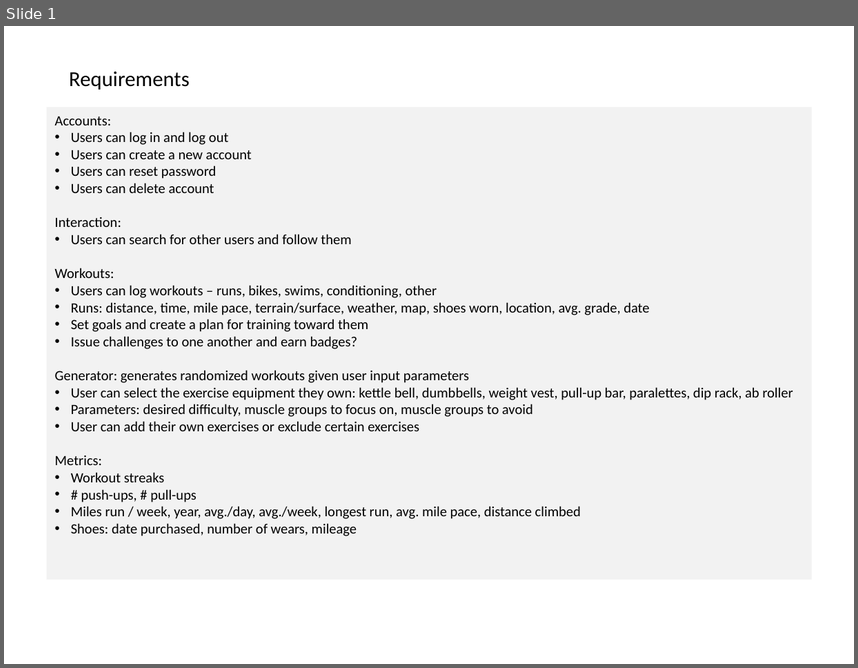
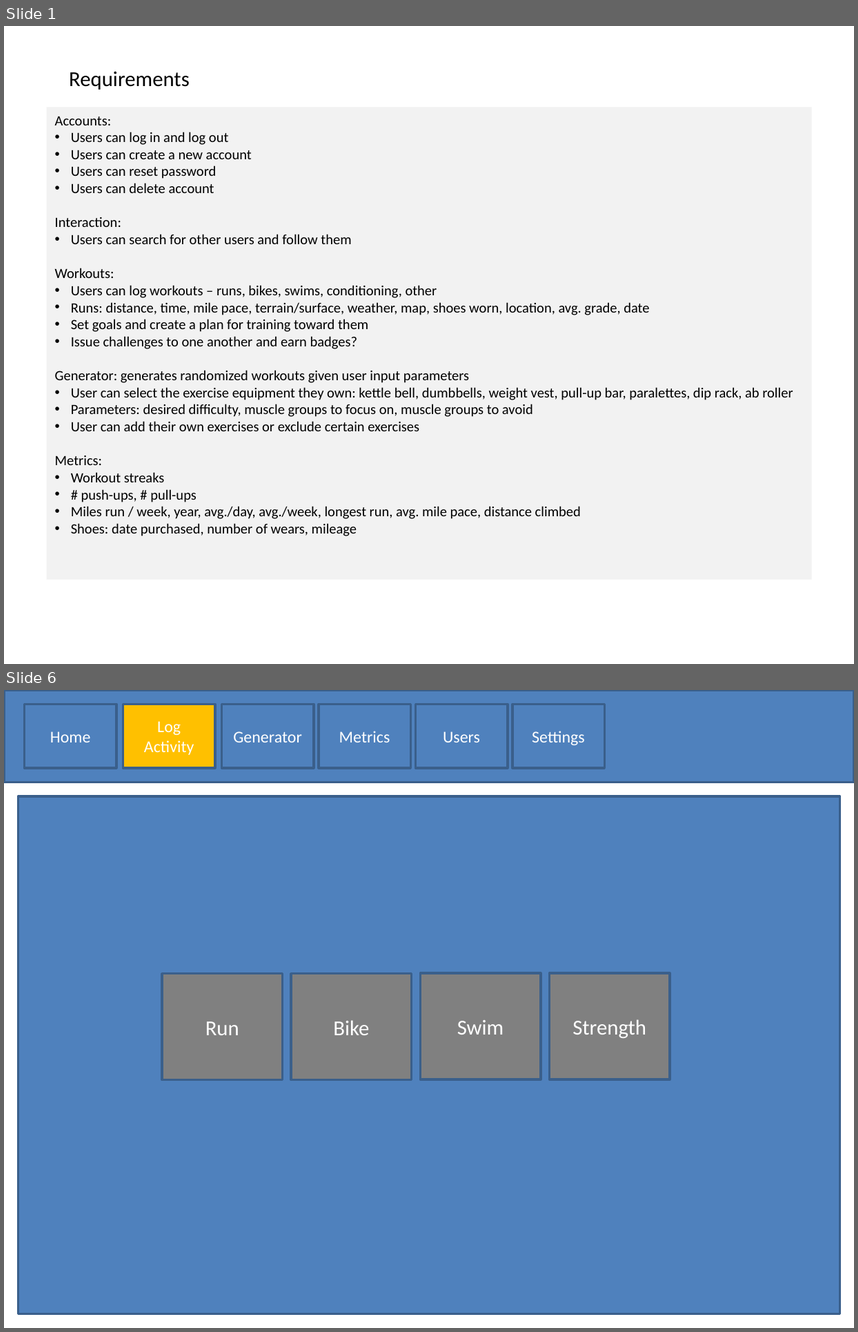
Before and after one commit to curtisyungen/outwork-1.0, a slide deck: Outline.pptx. Shown one above the other, each under a label of ours: slide 1 before the commit, slides 1 and 6 after it; the slides between them are not shown. The pictures are 858x668 and 858x1332 pixels, drawn with LibreOffice and Linux fonts; fonts in the diff are those of the drawing. Boxes give left, top, right and bottom in pixels: in the first picture for what was removed or moved away, otherwise in the second. Text is boxed around its words. In the diff, an @@ line names an element or a change of style, - is before the commit and + after.

```diff
--- a/Outline.pptx
+++ b/Outline.pptx
@@ slide 6 added at (4,690,854,1328), background #FFFFFF @@
@@ rectangle added at (4,690,854,782), fill #4F81BD, outline #3A5F8C 2 pt @@
@@ rectangle added at (25,704,116,768), fill #4F81BD, outline #3A5F8C 2 pt, 14 pt, text #FFFFFF @@
+Home
@@ rectangle added at (123,704,215,768), fill #FFC000, outline #3A5F8C 2 pt, 14 pt, text #FFFFFF @@
+Log Activity
@@ rectangle added at (221,704,313,768), fill #4F81BD, outline #3A5F8C 2 pt, 14 pt, text #FFFFFF @@
+Generator
@@ rectangle added at (319,704,410,768), fill #4F81BD, outline #3A5F8C 2 pt, 14 pt, text #FFFFFF @@
+Metrics
@@ rectangle added at (415,704,507,768), fill #4F81BD, outline #3A5F8C 2 pt, 14 pt, text #FFFFFF @@
+Users
@@ rectangle added at (513,704,604,768), fill #4F81BD, outline #3A5F8C 2 pt, 14 pt, text #FFFFFF @@
+Settings
@@ rectangle added at (18,796,840,1313), fill #4F81BD, outline #3A5F8C 2 pt @@
@@ rectangle added at (162,973,283,1079), fill #808080, outline #3A5F8C 2 pt, 18 pt, text #FFFFFF @@
+Run
@@ rectangle added at (291,973,412,1079), fill #808080, outline #3A5F8C 2 pt, 18 pt, text #FFFFFF @@
+Bike
@@ rectangle added at (421,973,542,1079), fill #808080, outline #3A5F8C 2 pt, 18 pt, text #FFFFFF @@
+Swim
@@ rectangle added at (550,973,671,1079), fill #808080, outline #3A5F8C 2 pt, 18 pt, text #FFFFFF @@
+Strength
```
Also in this commit, not shown: 7 slides changed, 2 other slides added.
